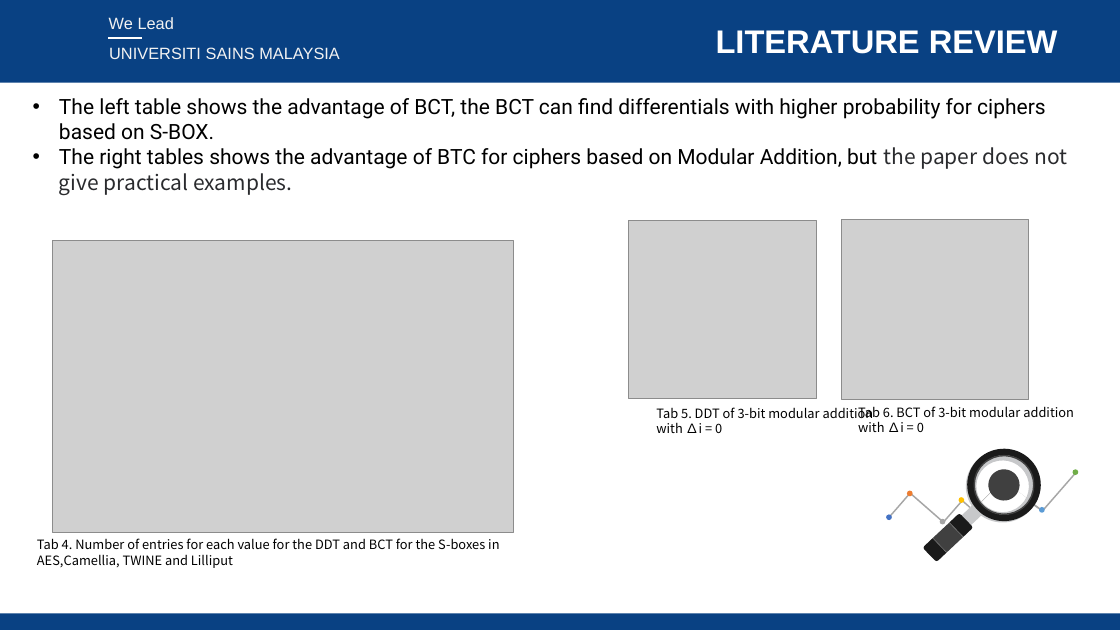
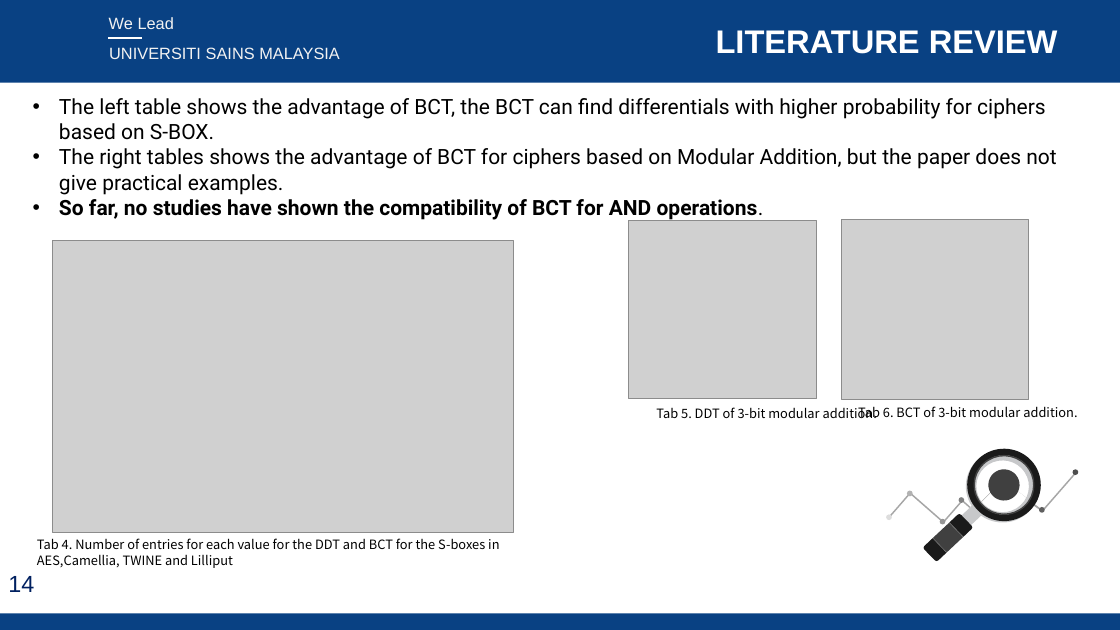
Before and after one commit to liyu0x/boomerang-KATAN, a slide deck: slide 14 of material/report.pptx (slide 15 before the commit). Drawn at 1120x630 pixels with LibreOffice and Linux fonts; fonts in the diff are those of the drawing; grey boxes stand for pictures; background and template pictures are left out. Boxes give left, top, right and bottom in pixels: in the first picture for what was removed or moved away, otherwise in the second. Text is boxed around its words. In the diff, an @@ line names an element or a change of style, - is before the commit and + after.

```diff
--- a/material/report.pptx
+++ b/material/report.pptx
@@ text at (59,148,1056,221): text changed @@
-• The right tables shows the advantage of BTC for ciphers based on Modular Addition, but the paper does not give practical examples.
+• The right tables shows the advantage of BCT for ciphers based on Modular Addition, but the paper does not give practical examples.
+• So far, no studies have shown the compatibility of BCT for AND operations.
@@ text at (656,406,877,418): text changed @@
-Tab 5. DDT of 3-bit modular addition with ∆i = 0
+Tab 5. DDT of 3-bit modular addition.
@@ text at (858,406,1077,418): text changed @@
-Tab 6. BCT of 3-bit modular addition with ∆i = 0
+Tab 6. BCT of 3-bit modular addition.
@@ freeform shape at (1073,470,1079,476): fill #70AD47 to #4D4D4D @@
@@ freeform shape at (907,491,913,497): fill #ED7D31 to #B2B2B2 @@
@@ freeform shape at (959,497,965,503): fill #FFC000 to #808080 @@
@@ freeform shape at (1039,507,1045,513): fill #5B9BD5 to #5F5F5F @@
@@ freeform shape at (886,514,892,520): fill #4472C4 to #DDDDDD @@
@@ freeform shape at (940,518,946,524): fill #A5A5A5 to #969696 @@
@@ page number added at (8,576,34,592), 20 pt, text #002060 @@
+14
```
Also in this commit, not shown: 16 other slides changed, 1 slide removed.
